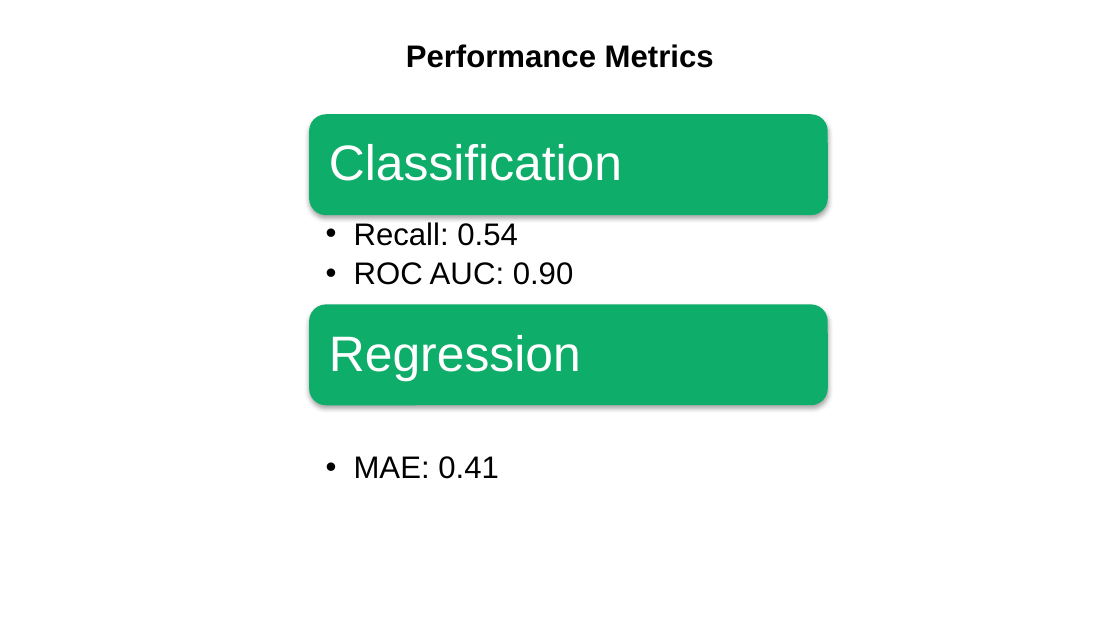
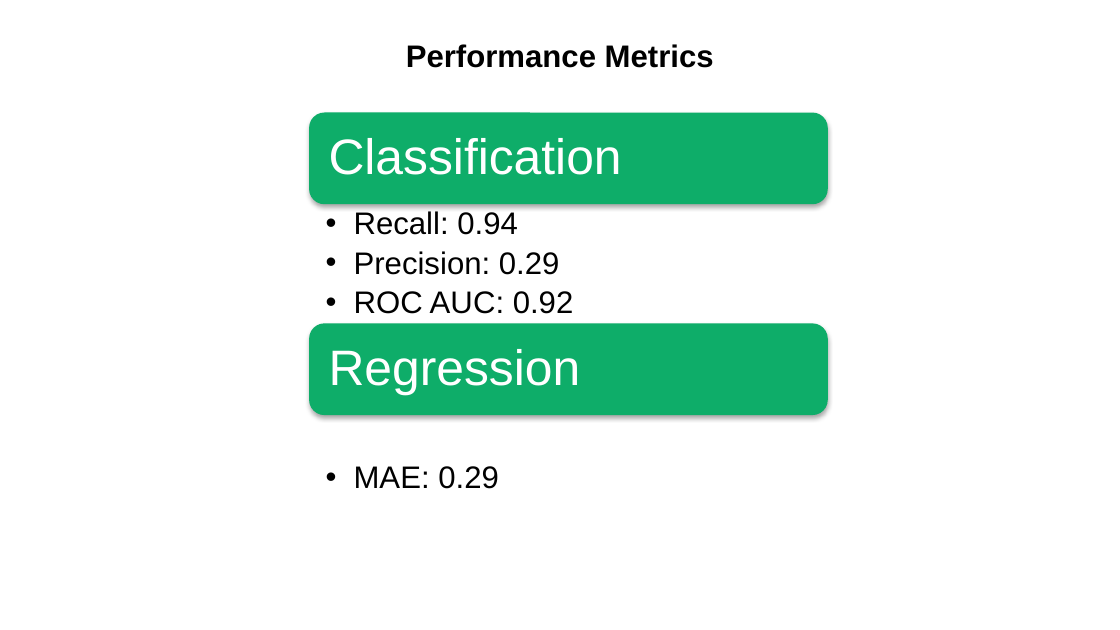
Before and after one commit to mdominguez2010/Loan-Loss, a slide deck: slide 11 of presentation/presentation_final_draft.pptx. Drawn at 1120x630 pixels with LibreOffice and Linux fonts; fonts in the diff are those of the drawing. Boxes give left, top, right and bottom in pixels: in the first picture for what was removed or moved away, otherwise in the second. Text is boxed around its words. In the diff, an @@ line names an element or a change of style, - is before the commit and + after.

```diff
--- a/presentation/presentation_final_draft.pptx
+++ b/presentation/presentation_final_draft.pptx
@@ rounded rectangle: place and size @@
-rounded rectangle at box(309, 114, 828, 215)
+rounded rectangle at box(309, 113, 828, 205)
@@ text "Classification": place and size @@
-text "Classification" at box(329, 144, 622, 181)
+text "Classification" at box(329, 138, 622, 175)
@@ text at box(354, 211, 574, 314): text changed @@
-  • Recall: 0.54
-  • ROC AUC: 0.90
+  • Recall: 0.94
+  • Precision: 0.29
+  • ROC AUC: 0.92
@@ rounded rectangle: place and size @@
-rounded rectangle at box(309, 305, 828, 405)
+rounded rectangle at box(309, 324, 828, 416)
@@ text "Regression": place and size @@
-text "Regression" at box(329, 335, 581, 381)
+text "Regression" at box(329, 349, 581, 395)
@@ text at box(354, 466, 499, 489): text changed @@
-  • MAE: 0.41
+  • MAE: 0.29
```
Also in this commit, not shown: 2 other slides changed, 3 slides added, 2 slides removed, 1 other file.
